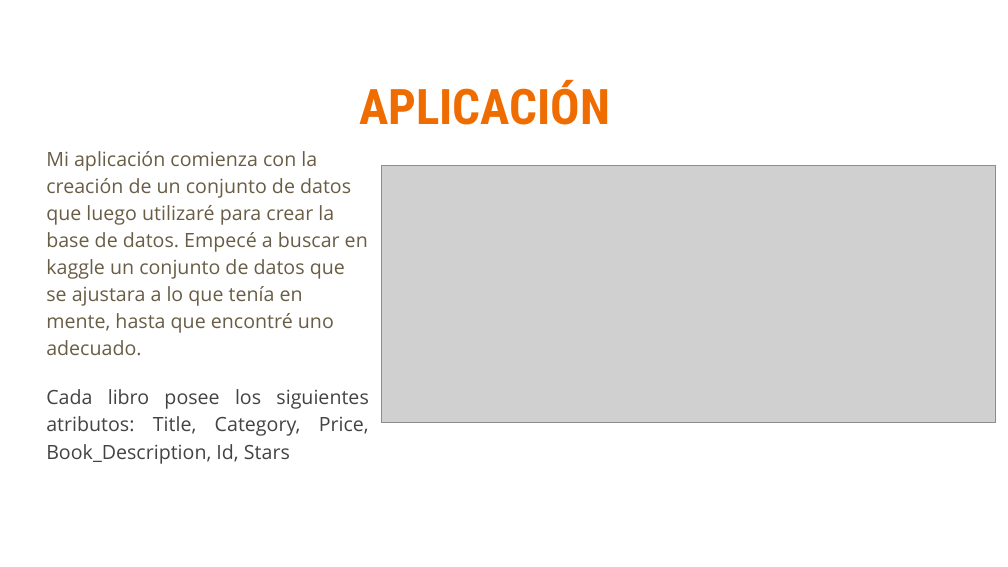
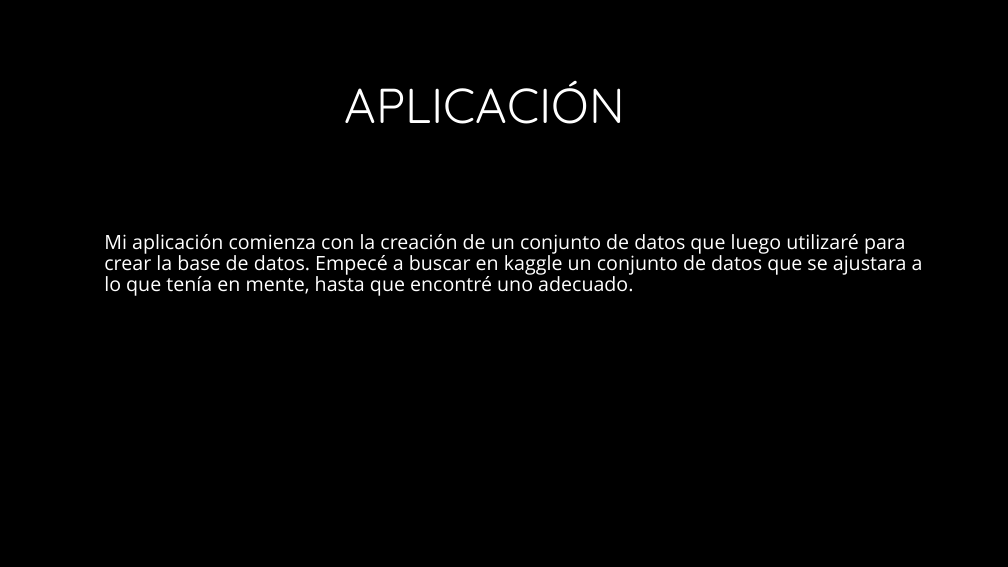
Before and after one commit to Catalfa/Recommandation_system, a slide deck: slide 5 of presentation/presentacion.pptx (slide 6 before the commit). Drawn at 1008x567 pixels with LibreOffice and Linux fonts; fonts in the diff are those of the drawing; grey boxes stand for pictures; background and template pictures are left out. Boxes give left, top, right and bottom in pixels: in the first picture for what was removed or moved away, otherwise in the second. Text is boxed around its words. In the diff, an @@ line names an element or a change of style, - is before the commit and + after.

```diff
--- a/presentation/presentacion.pptx
+++ b/presentation/presentacion.pptx
@@ background #FFFFFF to #000000 @@
@@ title "APLICACIÓN" at bbox=[345, 80, 625, 124]: font Roboto Condensed to Quicksand, text colour #EF6C00 to #FFFFFF, bold off; line spacing 1 to 0.9 @@
@@ picture removed at bbox=[381, 165, 996, 422] @@
@@ text "Mi aplicación comienza con la ...": place and size @@
-text "Mi aplicación comienza con la ..." at bbox=[46, 151, 369, 464]
+text "Mi aplicación comienza con la ..." at bbox=[104, 234, 923, 296]
@@ text "Mi aplicación comienza con la ..." at bbox=[104, 234, 923, 296]: text colour #695D46 to #FFFFFF; line spacing 1.15 to 0.9 @@
@@ text at bbox=[46, 389, 369, 464]: paragraph removed @@
-Cada libro posee los siguientes atributos: Title, Category, Price, Book_Description, Id, Stars
```
Also in this commit, not shown: 13 other slides changed, 1 slide removed, 26 other files.
